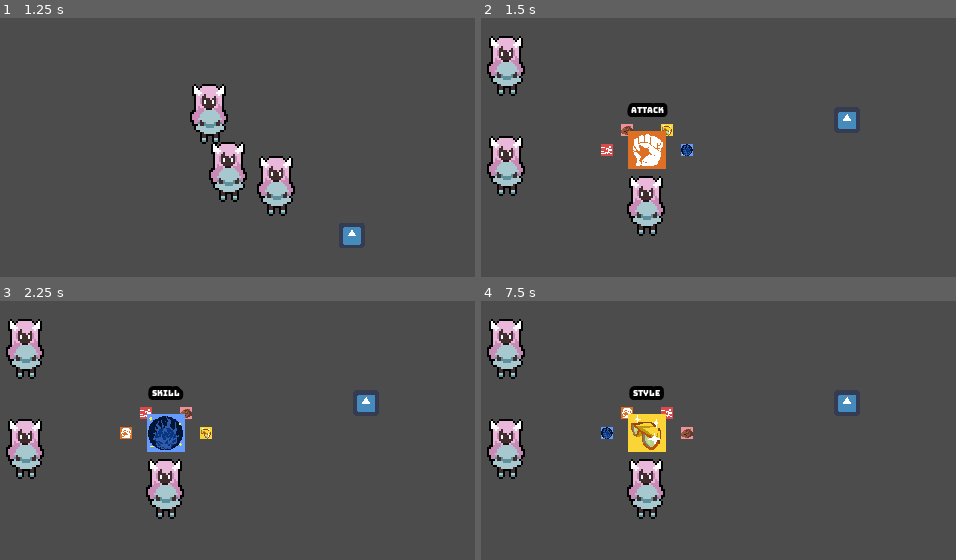
Above: before the commit, frames 1-4 (two rows, left to right).
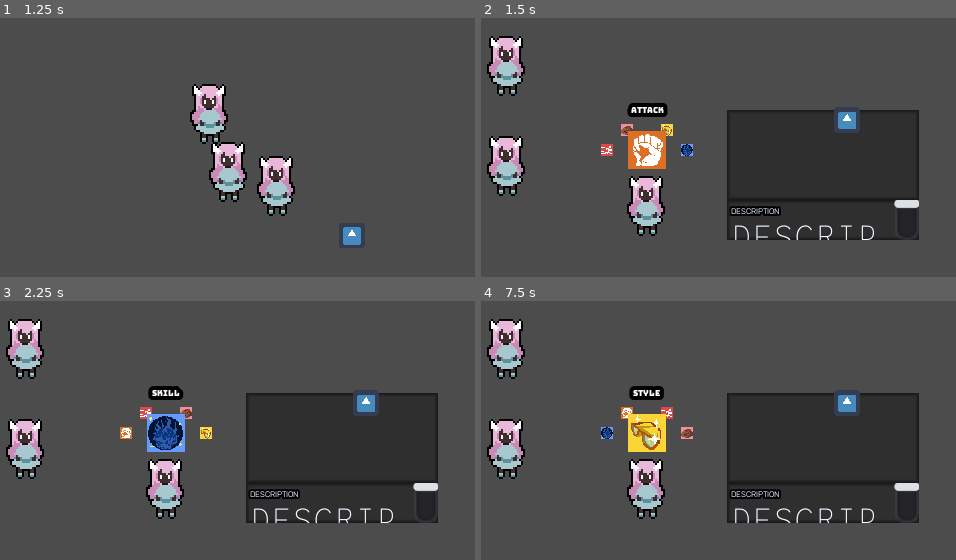
Above: after the commit, the same moments.

Repository: jalvarez2016/Dream-Away
Game: Godot game, scene res://World.tscn
Same seed, same stepped clock (60 frames per second), same inputs: the game is played once before the commit and once after it. The engine's default icon, where the game draws it, is replaced by a stand-in: a white triangle on a blue panel in a dark square.
Inputs:
- Up to frame 1 (1.25 s): hold Right (ui_right) from 0.53 s (still down)
- Up to frame 2 (1.5 s): release Right (ui_right) at 1.28 s; hold Down (ui_down) from 1.28 s (still down)
- Up to frame 3 (2.25 s): tap Enter at 2 s; release Down (ui_down) at 2.03 s; hold Right (ui_right) from 2.03 s (still down)
- Up to frame 4 (7.5 s): tap Space at 2.75, 4.25, 5.75 s; release Right (ui_right) at 2.78 s; hold Up (ui_up) 2.78-3.53 s; tap Enter at 3.5, 5 s; hold Left (ui_left) 3.53-5.03 s; hold Down (ui_down) 5.03-5.78 s; hold Right (ui_right) 5.78-6.53 s; hold Up (ui_up) 6.53-7.28 s; hold Right (ui_right) from 7.28 s (still down)

Frame 1 is identical in both runs. In frame 2, 20% of the frame differs, in the area x 51-93%, y 35-86%; in frame 3, 20%; in frame 4, 20%.

Commit message:
Progress: Begin work on godot themes

Diff:
--- a/Fonts/Trispace.tres
+++ b/Fonts/Trispace.tres
@@ -3,5 +3,4 @@
 [ext_resource path="res://Fonts/Trispace-VariableFont_wdth,wght.ttf" type="DynamicFontData" id=1]
 
 [resource]
-size = 3
 font_data = ExtResource( 1 )
--- /dev/null
+++ b/Themes/Button.tres
@@ -0,0 +1,11 @@
+[gd_resource type="StyleBoxFlat" format=2]
+
+[resource]
+bg_color = Color( 0.866667, 0.882353, 0.901961, 1 )
+border_width_bottom = 6
+corner_radius_top_left = 6
+corner_radius_top_right = 6
+corner_radius_bottom_right = 6
+corner_radius_bottom_left = 6
+expand_margin_top = 3.0
+expand_margin_bottom = 3.0
--- /dev/null
+++ b/Themes/Default.tres
@@ -0,0 +1,6 @@
+[gd_resource type="DynamicFont" load_steps=2 format=2]
+
+[ext_resource path="res://Fonts/Bungee-Regular.ttf" type="DynamicFontData" id=1]
+
+[resource]
+font_data = ExtResource( 1 )
--- /dev/null
+++ b/Themes/DreamAwayUI.tres
@@ -0,0 +1,469 @@
+[gd_resource type="Theme" load_steps=11 format=2]
+
+[ext_resource path="res://Themes/Default.tres" type="DynamicFont" id=1]
+[ext_resource path="res://Themes/Label.tres" type="DynamicFont" id=2]
+[ext_resource path="res://Themes/Button.tres" type="StyleBox" id=3]
+
+[sub_resource type="StyleBoxFlat" id=1]
+bg_color = Color( 0.815686, 0.815686, 0.819608, 1 )
+
+[sub_resource type="StyleBoxFlat" id=2]
+bg_color = Color( 0.866667, 0.882353, 0.901961, 1 )
+
+[sub_resource type="StyleBoxFlat" id=3]
+bg_color = Color( 0.92549, 0.933333, 0.945098, 1 )
+
+[sub_resource type="StyleBoxFlat" id=4]
+bg_color = Color( 0.866667, 0.882353, 0.901961, 1 )
+corner_radius_top_left = 2
+corner_radius_top_right = 2
+corner_radius_bottom_right = 2
+corner_radius_bottom_left = 2
+
+[sub_resource type="StyleBoxFlat" id=5]
+
+[sub_resource type="StyleBoxFlat" id=6]
+
+[sub_resource type="StyleBoxFlat" id=7]
+
+[resource]
+default_font = ExtResource( 1 )
+Button/colors/font_color = Color( 0.47451, 0.560784, 0.823529, 1 )
+Button/colors/font_color_disabled = Color( 0.47451, 0.560784, 0.823529, 1 )
+Button/colors/font_color_focus = Color( 0.329412, 0.423529, 0.698039, 1 )
+Button/colors/font_color_hover = Color( 0.752941, 0.8, 0.956863, 1 )
+Button/colors/font_color_pressed = Color( 0.231373, 0.301961, 0.513726, 1 )
+Button/constants/hseparation = 5
+Button/fonts/font = ExtResource( 1 )
+Button/styles/disabled = ExtResource( 3 )
+Button/styles/focus = ExtResource( 3 )
+Button/styles/hover = ExtResource( 3 )
+Button/styles/normal = ExtResource( 3 )
+Button/styles/pressed = ExtResource( 3 )
+CheckBox/colors/font_color = Color( 0.47451, 0.560784, 0.823529, 1 )
+CheckBox/colors/font_color_disabled = Color( 0.280487, 0.308678, 0.394531, 1 )
+CheckBox/colors/font_color_focus = Color( 0, 0, 0, 1 )
+CheckBox/colors/font_color_hover = Color( 0, 0, 0, 1 )
+CheckBox/colors/font_color_hover_pressed = Color( 0, 0, 0, 1 )
+CheckBox/colors/font_color_pressed = Color( 0, 0, 0, 1 )
+CheckBox/constants/check_vadjust = 0
+CheckBox/constants/hseparation = 0
+CheckBox/fonts/font = null
+CheckBox/icons/checked = null
+CheckBox/icons/checked_disabled = null
+CheckBox/icons/radio_checked = null
+CheckBox/icons/radio_checked_disabled = null
+CheckBox/icons/radio_unchecked = null
+CheckBox/icons/radio_unchecked_disabled = null
+CheckBox/icons/unchecked = null
+CheckBox/icons/unchecked_disabled = null
+CheckBox/styles/disabled = null
+CheckBox/styles/focus = null
+CheckBox/styles/hover = null
+CheckBox/styles/hover_pressed = null
+CheckBox/styles/normal = null
+CheckBox/styles/pressed = null
+CheckButton/colors/font_color = Color( 0, 0, 0, 1 )
+CheckButton/colors/font_color_disabled = Color( 0, 0, 0, 1 )
+CheckButton/colors/font_color_focus = Color( 0, 0, 0, 1 )
+CheckButton/colors/font_color_hover = Color( 0, 0, 0, 1 )
+CheckButton/colors/font_color_hover_pressed = Color( 0, 0, 0, 1 )
+CheckButton/colors/font_color_pressed = Color( 0, 0, 0, 1 )
+CheckButton/constants/check_vadjust = 0
+CheckButton/constants/hseparation = 0
+CheckButton/fonts/font = null
+CheckButton/icons/off = null
+CheckButton/icons/off_disabled = null
+CheckButton/icons/on = null
+CheckButton/icons/on_disabled = null
+CheckButton/styles/disabled = null
+CheckButton/styles/focus = null
+CheckButton/styles/hover = null
+CheckButton/styles/hover_pressed = null
+CheckButton/styles/normal = null
+CheckButton/styles/pressed = null
+ColorPicker/constants/h_width = 0
+ColorPicker/constants/label_width = 0
+ColorPicker/constants/margin = 0
+ColorPicker/constants/sv_height = 0
+ColorPicker/constants/sv_width = 0
+ColorPicker/icons/add_preset = null
+ColorPicker/icons/color_hue = null
+ColorPicker/icons/color_sample = null
+ColorPicker/icons/overbright_indicator = null
+ColorPicker/icons/preset_bg = null
+ColorPicker/icons/screen_picker = null
+ColorPickerButton/colors/font_color = Color( 0, 0, 0, 1 )
+ColorPickerButton/colors/font_color_disabled = Color( 0, 0, 0, 1 )
+ColorPickerButton/colors/font_color_focus = Color( 0, 0, 0, 1 )
+ColorPickerButton/colors/font_color_hover = Color( 0, 0, 0, 1 )
+ColorPickerButton/colors/font_color_pressed = Color( 0, 0, 0, 1 )
+ColorPickerButton/constants/hseparation = 0
+ColorPickerButton/fonts/font = null
+ColorPickerButton/icons/bg = null
+ColorPickerButton/styles/disabled = null
+ColorPickerButton/styles/focus = null
+ColorPickerButton/styles/hover = null
+ColorPickerButton/styles/normal = null
+ColorPickerButton/styles/pressed = null
+Dialogs/constants/button_margin = 0
+Dialogs/constants/margin = 0
+FileDialog/colors/file_icon_modulate = Color( 0, 0, 0, 1 )
+FileDialog/colors/files_disabled = Color( 0, 0, 0, 1 )
+FileDialog/colors/folder_icon_modulate = Color( 0, 0, 0, 1 )
+FileDialog/icons/file = null
+FileDialog/icons/folder = null
+FileDialog/icons/parent_folder = null
+FileDialog/icons/reload = null
+FileDialog/icons/toggle_hidden = null
+Fonts/fonts/large = null
+Fonts/fonts/normal = null
+GraphEdit/colors/activity = Color( 0, 0, 0, 1 )
+GraphEdit/colors/grid_major = Color( 0, 0, 0, 1 )
+GraphEdit/colors/grid_minor = Color( 0, 0, 0, 1 )
+GraphEdit/colors/selection_fill = Color( 0, 0, 0, 1 )
+GraphEdit/colors/selection_stroke = Color( 0, 0, 0, 1 )
+GraphEdit/constants/bezier_len_neg = 0
+GraphEdit/constants/bezier_len_pos = 0
+GraphEdit/constants/port_grab_distance_horizontal = 0
+GraphEdit/constants/port_grab_distance_vertical = 0
+GraphEdit/icons/minimap = null
+GraphEdit/icons/minus = null
+GraphEdit/icons/more = null
+GraphEdit/icons/reset = null
+GraphEdit/icons/snap = null
+GraphEdit/styles/bg = null
+GraphEditMinimap/colors/resizer_color = Color( 0, 0, 0, 1 )
+GraphEditMinimap/icons/resizer = null
+GraphEditMinimap/styles/bg = null
+GraphEditMinimap/styles/camera = null
+GraphEditMinimap/styles/node = null
+GraphNode/colors/close_color = Color( 0, 0, 0, 1 )
+GraphNode/colors/resizer_color = Color( 0, 0, 0, 1 )
+GraphNode/colors/title_color = Color( 0, 0, 0, 1 )
+GraphNode/constants/close_offset = 0
+GraphNode/constants/port_offset = 0
+GraphNode/constants/separation = 0
+GraphNode/constants/title_offset = 0
+GraphNode/fonts/title_font = null
+GraphNode/icons/close = null
+GraphNode/icons/port = null
+GraphNode/icons/resizer = null
+GraphNode/styles/breakpoint = null
+GraphNode/styles/comment = null
+GraphNode/styles/commentfocus = null
+GraphNode/styles/defaultfocus = null
+GraphNode/styles/defaultframe = null
+GraphNode/styles/frame = null
+GraphNode/styles/position = null
+GraphNode/styles/selectedframe = null
+GridContainer/constants/hseparation = 0
+GridContainer/constants/vseparation = 0
+HBoxContainer/constants/separation = 0
+HScrollBar/icons/decrement = null
+HScrollBar/icons/decrement_highlight = null
+HScrollBar/icons/decrement_pressed = null
+HScrollBar/icons/increment = null
+HScrollBar/icons/increment_highlight = null
+HScrollBar/icons/increment_pressed = null
+HScrollBar/styles/grabber = SubResource( 1 )
+HScrollBar/styles/grabber_highlight = SubResource( 2 )
+HScrollBar/styles/grabber_pressed = SubResource( 3 )
+HScrollBar/styles/scroll_focus = null
+HSeparator/constants/separation = 0
+HSeparator/styles/separator = null
+HSlider/icons/grabber = null
+HSlider/icons/grabber_disabled = null
+HSlider/icons/grabber_highlight = null
+HSlider/icons/tick = null
+HSlider/styles/grabber_area = null
+HSlider/styles/grabber_area_highlight = null
+HSlider/styles/slider = null
+HSplitContainer/constants/autohide = 0
+HSplitContainer/constants/separation = 0
+HSplitContainer/icons/grabber = null
+HSplitContainer/styles/bg = null
+Icons/icons/close = null
+ItemList/colors/font_color = Color( 0, 0, 0, 1 )
+ItemList/colors/font_color_selected = Color( 0, 0, 0, 1 )
+ItemList/colors/guide_color = Color( 0, 0, 0, 1 )
+ItemList/constants/hseparation = 0
+ItemList/constants/icon_margin = 0
+ItemList/constants/line_separation = 0
+ItemList/constants/vseparation = 0
+ItemList/fonts/font = null
+ItemList/styles/bg = null
+ItemList/styles/bg_focus = null
+ItemList/styles/cursor = null
+ItemList/styles/cursor_unfocused = null
+ItemList/styles/selected = null
+ItemList/styles/selected_focus = null
+Label/colors/font_color = Color( 1, 1, 1, 1 )
+Label/colors/font_color_shadow = Color( 0.266667, 0.337255, 0.537255, 1 )
+Label/colors/font_outline_modulate = Color( 0.0862745, 0.168627, 0.403922, 1 )
+Label/constants/line_spacing = 2
+Label/constants/shadow_as_outline = 0
+Label/constants/shadow_offset_x = 0
+Label/constants/shadow_offset_y = 0
+Label/fonts/font = ExtResource( 2 )
+Label/styles/normal = null
+LineEdit/colors/clear_button_color = Color( 0, 0, 0, 1 )
+LineEdit/colors/clear_button_color_pressed = Color( 0, 0, 0, 1 )
+LineEdit/colors/cursor_color = Color( 0, 0, 0, 1 )
+LineEdit/colors/font_color = Color( 0, 0, 0, 1 )
+LineEdit/colors/font_color_selected = Color( 0, 0, 0, 1 )
+LineEdit/colors/font_color_uneditable = Color( 0, 0, 0, 1 )
+LineEdit/colors/selection_color = Color( 0, 0, 0, 1 )
+LineEdit/constants/minimum_spaces = 0
+LineEdit/fonts/font = null
+LineEdit/icons/clear = null
+LineEdit/styles/focus = null
+LineEdit/styles/normal = null
+LineEdit/styles/read_only = null
+LinkButton/colors/font_color = Color( 0, 0, 0, 1 )
+LinkButton/colors/font_color_focus = Color( 0, 0, 0, 1 )
+LinkButton/colors/font_color_hover = Color( 0, 0, 0, 1 )
+LinkButton/colors/font_color_pressed = Color( 0, 0, 0, 1 )
+LinkButton/constants/underline_spacing = 0
+LinkButton/fonts/font = null
+LinkButton/styles/focus = null
+MarginContainer/constants/margin_bottom = 0
+MarginContainer/constants/margin_left = 0
+MarginContainer/constants/margin_right = 0
+MarginContainer/constants/margin_top = 0
+MenuButton/colors/font_color = Color( 0, 0, 0, 1 )
+MenuButton/colors/font_color_disabled = Color( 0, 0, 0, 1 )
+MenuButton/colors/font_color_focus = Color( 0, 0, 0, 1 )
+MenuButton/colors/font_color_hover = Color( 0, 0, 0, 1 )
+MenuButton/colors/font_color_pressed = Color( 0, 0, 0, 1 )
+MenuButton/constants/hseparation = 0
+MenuButton/fonts/font = null
+MenuButton/styles/disabled = null
+MenuButton/styles/focus = null
+MenuButton/styles/hover = null
+MenuButton/styles/normal = null
+MenuButton/styles/pressed = null
+OptionButton/colors/font_color = Color( 0, 0, 0, 1 )
+OptionButton/colors/font_color_disabled = Color( 0, 0, 0, 1 )
+OptionButton/colors/font_color_focus = Color( 0, 0, 0, 1 )
+OptionButton/colors/font_color_hover = Color( 0, 0, 0, 1 )
+OptionButton/colors/font_color_pressed = Color( 0, 0, 0, 1 )
+OptionButton/constants/arrow_margin = 0
+OptionButton/constants/hseparation = 0
+OptionButton/fonts/font = null
+OptionButton/icons/arrow = null
+OptionButton/styles/disabled = null
+OptionButton/styles/focus = null
+OptionButton/styles/hover = null
+OptionButton/styles/normal = null
+OptionButton/styles/pressed = null
+Panel/styles/panel = null
+PanelContainer/styles/panel = null
+PopupDialog/styles/panel = null
+PopupMenu/colors/font_color = Color( 0, 0, 0, 1 )
+PopupMenu/colors/font_color_accel = Color( 0, 0, 0, 1 )
+PopupMenu/colors/font_color_disabled = Color( 0, 0, 0, 1 )
+PopupMenu/colors/font_color_hover = Color( 0, 0, 0, 1 )
+PopupMenu/colors/font_color_separator = Color( 0, 0, 0, 1 )
+PopupMenu/constants/hseparation = 0
+PopupMenu/constants/vseparation = 0
+PopupMenu/fonts/font = null
+PopupMenu/icons/checked = null
+PopupMenu/icons/radio_checked = null
+PopupMenu/icons/radio_unchecked = null
+PopupMenu/icons/submenu = null
+PopupMenu/icons/unchecked = null
+PopupMenu/styles/hover = null
+PopupMenu/styles/labeled_separator_left = null
+PopupMenu/styles/labeled_separator_right = null
+PopupMenu/styles/panel = null
+PopupMenu/styles/panel_disabled = null
+PopupMenu/styles/separator = null
+PopupPanel/styles/panel = null
+ProgressBar/colors/font_color = Color( 0, 0, 0, 1 )
+ProgressBar/colors/font_color_shadow = Color( 0, 0, 0, 1 )
+ProgressBar/fonts/font = null
+ProgressBar/styles/bg = null
+ProgressBar/styles/fg = null
+RichTextLabel/colors/default_color = Color( 0, 0, 0, 1 )
+RichTextLabel/colors/font_color_selected = Color( 0, 0, 0, 1 )
+RichTextLabel/colors/font_color_shadow = Color( 0, 0, 0, 1 )
+RichTextLabel/colors/selection_color = Color( 0, 0, 0, 1 )
+RichTextLabel/constants/line_separation = 0
+RichTextLabel/constants/shadow_as_outline = 0
+RichTextLabel/constants/shadow_offset_x = 0
+RichTextLabel/constants/shadow_offset_y = 0
+RichTextLabel/constants/table_hseparation = 0
+RichTextLabel/constants/table_vseparation = 0
+RichTextLabel/fonts/bold_font = null
+RichTextLabel/fonts/bold_italics_font = null
+RichTextLabel/fonts/italics_font = null
+RichTextLabel/fonts/mono_font = null
+RichTextLabel/fonts/normal_font = null
+RichTextLabel/styles/focus = null
+RichTextLabel/styles/normal = null
+ScrollContainer/styles/bg = null
+SpinBox/icons/updown = null
+TabContainer/colors/font_color_bg = Color( 0, 0, 0, 1 )
+TabContainer/colors/font_color_disabled = Color( 0, 0, 0, 1 )
+TabContainer/colors/font_color_fg = Color( 0, 0, 0, 1 )
+TabContainer/constants/hseparation = 0
+TabContainer/constants/label_valign_bg = 0
+TabContainer/constants/label_valign_fg = 0
+TabContainer/constants/side_margin = 0
+TabContainer/constants/top_margin = 0
+TabContainer/fonts/font = null
+TabContainer/icons/decrement = null
+TabContainer/icons/decrement_highlight = null
+TabContainer/icons/increment = null
+TabContainer/icons/increment_highlight = null
+TabContainer/icons/menu = null
+TabContainer/icons/menu_highlight = null
+TabContainer/styles/panel = null
+TabContainer/styles/tab_bg = null
+TabContainer/styles/tab_disabled = null
+TabContainer/styles/tab_fg = null
+Tabs/colors/font_color_bg = Color( 0, 0, 0, 1 )
+Tabs/colors/font_color_disabled = Color( 0, 0, 0, 1 )
+Tabs/colors/font_color_fg = Color( 0, 0, 0, 1 )
+Tabs/constants/hseparation = 0
+Tabs/constants/label_valign_bg = 0
+Tabs/constants/label_valign_fg = 0
+Tabs/constants/top_margin = 0
+Tabs/fonts/font = null
+Tabs/icons/close = null
+Tabs/icons/decrement = null
+Tabs/icons/decrement_highlight = null
+Tabs/icons/increment = null
+Tabs/icons/increment_highlight = null
+Tabs/styles/button = null
+Tabs/styles/button_pressed = null
+Tabs/styles/tab_bg = null
+Tabs/styles/tab_disabled = null
+Tabs/styles/tab_fg = null
+TextEdit/colors/background_color = Color( 0, 0, 0, 1 )
+TextEdit/colors/bookmark_color = Color( 0, 0, 0, 1 )
+TextEdit/colors/brace_mismatch_color = Color( 0, 0, 0, 1 )
+TextEdit/colors/breakpoint_color = Color( 0, 0, 0, 1 )
+TextEdit/colors/caret_background_color = Color( 0, 0, 0, 1 )
+TextEdit/colors/caret_color = Color( 0, 0, 0, 1 )
+TextEdit/colors/code_folding_color = Color( 0, 0, 0, 1 )
+TextEdit/colors/completion_background_color = Color( 0, 0, 0, 1 )
+TextEdit/colors/completion_existing_color = Color( 0, 0, 0, 1 )
+TextEdit/colors/completion_font_color = Color( 0, 0, 0, 1 )
+TextEdit/colors/completion_scroll_color = Color( 0, 0, 0, 1 )
+TextEdit/colors/completion_selected_color = Color( 0, 0, 0, 1 )
+TextEdit/colors/current_line_color = Color( 0, 0, 0, 1 )
+TextEdit/colors/executing_line_color = Color( 0, 0, 0, 1 )
+TextEdit/colors/font_color = Color( 0, 0, 0, 1 )
+TextEdit/colors/font_color_readonly = Color( 0, 0, 0, 1 )
+TextEdit/colors/font_color_selected = Color( 0, 0, 0, 1 )
+TextEdit/colors/function_color = Color( 0, 0, 0, 1 )
+TextEdit/colors/line_number_color = Color( 0, 0, 0, 1 )
+TextEdit/colors/mark_color = Color( 0, 0, 0, 1 )
+TextEdit/colors/member_variable_color = Color( 0, 0, 0, 1 )
+TextEdit/colors/number_color = Color( 0, 0, 0, 1 )
+TextEdit/colors/safe_line_number_color = Color( 0, 0, 0, 1 )
+TextEdit/colors/selection_color = Color( 0, 0, 0, 1 )
+TextEdit/colors/symbol_color = Color( 0, 0, 0, 1 )
+TextEdit/colors/word_highlighted_color = Color( 0, 0, 0, 1 )
+TextEdit/constants/completion_lines = 0
+TextEdit/constants/completion_max_width = 0
+TextEdit/constants/completion_scroll_width = 0
+TextEdit/constants/line_spacing = 0
+TextEdit/fonts/font = null
+TextEdit/icons/fold = null
+TextEdit/icons/folded = null
+TextEdit/icons/space = null
+TextEdit/icons/tab = null
+TextEdit/styles/completion = null
+TextEdit/styles/focus = null
+TextEdit/styles/normal = null
+TextEdit/styles/read_only = null
+ToolButton/colors/font_color = Color( 0, 0, 0, 1 )
+ToolButton/colors/font_color_disabled = Color( 0, 0, 0, 1 )
+ToolButton/colors/font_color_focus = Color( 0, 0, 0, 1 )
+ToolButton/colors/font_color_hover = Color( 0, 0, 0, 1 )
+ToolButton/colors/font_color_pressed = Color( 0, 0, 0, 1 )
+ToolButton/constants/hseparation = 0
+ToolButton/fonts/font = null
+ToolButton/styles/disabled = null
+ToolButton/styles/focus = null
+ToolButton/styles/hover = null
+ToolButton/styles/normal = null
+ToolButton/styles/pressed = null
+TooltipLabel/colors/font_color = Color( 0, 0, 0, 1 )
+TooltipLabel/colors/font_color_shadow = Color( 0, 0, 0, 1 )
+TooltipLabel/constants/shadow_offset_x = 0
+TooltipLabel/constants/shadow_offset_y = 0
+TooltipLabel/fonts/font = null
+TooltipPanel/styles/panel = null
+Tree/colors/custom_button_font_highlight = Color( 0, 0, 0, 1 )
+Tree/colors/drop_position_color = Color( 0, 0, 0, 1 )
+Tree/colors/font_color = Color( 0, 0, 0, 1 )
+Tree/colors/font_color_selected = Color( 0, 0, 0, 1 )
+Tree/colors/guide_color = Color( 0, 0, 0, 1 )
+Tree/colors/relationship_line_color = Color( 0, 0, 0, 1 )
+Tree/colors/title_button_color = Color( 0, 0, 0, 1 )
+Tree/constants/button_margin = 0
+Tree/constants/draw_guides = 0
+Tree/constants/draw_relationship_lines = 0
+Tree/constants/hseparation = 0
+Tree/constants/item_margin = 0
+Tree/constants/scroll_border = 0
+Tree/constants/scroll_speed = 0
+Tree/constants/vseparation = 0
+Tree/fonts/font = null
+Tree/fonts/title_button_font = null
+Tree/icons/arrow = null
+Tree/icons/arrow_collapsed = null
+Tree/icons/checked = null
+Tree/icons/select_arrow = null
+Tree/icons/unchecked = null
+Tree/icons/updown = null
+Tree/styles/bg = null
+Tree/styles/bg_focus = null
+Tree/styles/button_pressed = null
+Tree/styles/cursor = null
+Tree/styles/cursor_unfocused = null
+Tree/styles/custom_button = null
+Tree/styles/custom_button_hover = null
+Tree/styles/custom_button_pressed = null
+Tree/styles/selected = null
+Tree/styles/selected_focus = null
+Tree/styles/title_button_hover = null
+Tree/styles/title_button_normal = null
+Tree/styles/title_button_pressed = null
+VBoxContainer/constants/separation = 0
+VScrollBar/icons/decrement = null
+VScrollBar/icons/decrement_highlight = null
+VScrollBar/icons/decrement_pressed = null
+VScrollBar/icons/increment = null
+VScrollBar/icons/increment_highlight = null
+VScrollBar/icons/increment_pressed = null
+VScrollBar/styles/grabber = SubResource( 4 )
+VScrollBar/styles/grabber_highlight = SubResource( 5 )
+VScrollBar/styles/grabber_pressed = SubResource( 6 )
+VScrollBar/styles/scroll_focus = SubResource( 7 )
+VSeparator/constants/separation = 0
+VSeparator/styles/separator = null
+VSlider/icons/grabber = null
+VSlider/icons/grabber_disabled = null
+VSlider/icons/grabber_highlight = null
+VSlider/icons/tick = null
+VSlider/styles/grabber_area = null
+VSlider/styles/grabber_area_highlight = null
+VSlider/styles/slider = null
+VSplitContainer/constants/autohide = 0
+VSplitContainer/constants/separation = 0
+VSplitContainer/icons/grabber = null
+VSplitContainer/styles/bg = null
+WindowDialog/colors/title_color = Color( 0, 0, 0, 1 )
+WindowDialog/constants/close_h_ofs = 0
+WindowDialog/constants/close_v_ofs = 0
+WindowDialog/constants/scaleborder_size = 0
+WindowDialog/constants/title_height = 0
+WindowDialog/fonts/title_font = null
+WindowDialog/icons/close = null
+WindowDialog/icons/close_highlight = null
+WindowDialog/styles/panel = null
--- /dev/null
+++ b/Themes/Label.tres
@@ -0,0 +1,10 @@
+[gd_resource type="DynamicFont" load_steps=2 format=2]
+
+[ext_resource path="res://Fonts/Bungee-Regular.ttf" type="DynamicFontData" id=1]
+
+[resource]
+size = 20
+outline_size = 2
+outline_color = Color( 0, 0, 0, 1 )
+extra_spacing_char = 3
+font_data = ExtResource( 1 )
--- a/Utils/ActionSelctor/Action_Selector.tscn
+++ b/Utils/ActionSelctor/Action_Selector.tscn
@@ -11,6 +11,7 @@
 [ext_resource path="res://Fonts/Rubik.tres" type="DynamicFont" id=9]
 [ext_resource path="res://Utils/ActionSelctor/Action Selector Icons/Flash.gdshader" type="Shader" id=10]
 [ext_resource path="res://Utils/ActionSelctor/Action Selector Icons/Flash.tres" type="Material" id=11]
+[ext_resource path="res://Themes/DreamAwayUI.tres" type="Theme" id=12]
 
 [sub_resource type="ShaderMaterial" id=11]
 shader = ExtResource( 10 )
@@ -110,7 +111,6 @@
 
 [node name="Item" type="Sprite" parent="Actions/Item"]
 material = ExtResource( 11 )
-scale = Vector2( 1, 1 )
 texture = ExtResource( 5 )
 
 [node name="CollisionShape2D" type="CollisionShape2D" parent="Actions/Item"]
@@ -129,17 +129,18 @@
 shape = SubResource( 5 )
 
 [node name="InfoContainer" type="Panel" parent="."]
-visible = false
 margin_left = 42.0
 margin_top = -8.0
 margin_right = 42.0
 margin_bottom = -8.0
+theme = ExtResource( 12 )
 
 [node name="ScrollContainer" type="ScrollContainer" parent="InfoContainer"]
 margin_left = -2.0
 margin_top = -2.0
 margin_right = 94.0
 margin_bottom = 43.0
+theme = ExtResource( 12 )
 custom_styles/bg = SubResource( 8 )
 follow_focus = true
 
@@ -150,35 +151,40 @@
 margin_bottom = 43.0
 size_flags_horizontal = 3
 size_flags_vertical = 3
+theme = ExtResource( 12 )
 
 [node name="Descriptor" type="ScrollContainer" parent="InfoContainer"]
 margin_left = -2.0
 margin_top = 43.0
 margin_right = 94.0
 margin_bottom = 63.0
+theme = ExtResource( 12 )
 custom_styles/bg = SubResource( 9 )
 
 [node name="VBoxContainer" type="VBoxContainer" parent="InfoContainer/Descriptor"]
 margin_left = 2.0
 margin_top = 2.0
-margin_right = 94.0
-margin_bottom = 17.0
+margin_right = 82.0
+margin_bottom = 91.0
 size_flags_horizontal = 3
+theme = ExtResource( 12 )
 
 [node name="Title" type="Label" parent="InfoContainer/Descriptor/VBoxContainer"]
-margin_right = 92.0
+margin_right = 80.0
 margin_bottom = 7.0
 size_flags_horizontal = 3
+theme = ExtResource( 12 )
 custom_fonts/font = ExtResource( 9 )
 text = "Description"
 autowrap = true
 uppercase = true
 
 [node name="Description" type="Label" parent="InfoContainer/Descriptor/VBoxContainer"]
-margin_top = 11.0
-margin_right = 92.0
-margin_bottom = 15.0
+margin_top = 7.0
+margin_right = 80.0
+margin_bottom = 89.0
 size_flags_horizontal = 3
+theme = ExtResource( 12 )
 custom_fonts/font = ExtResource( 8 )
 text = "Description of the item"
 autowrap = true
Not shown: 1 places in Utils/ActionSelctor/Action_Selector.tscn that only renumber resources
